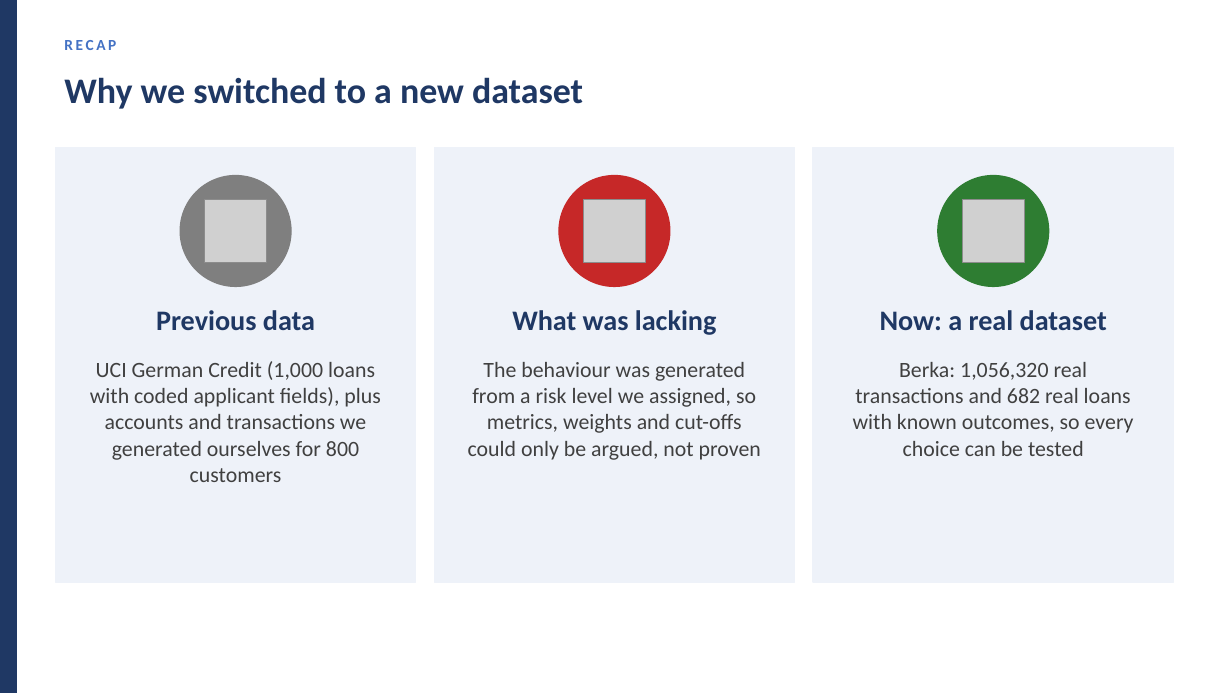
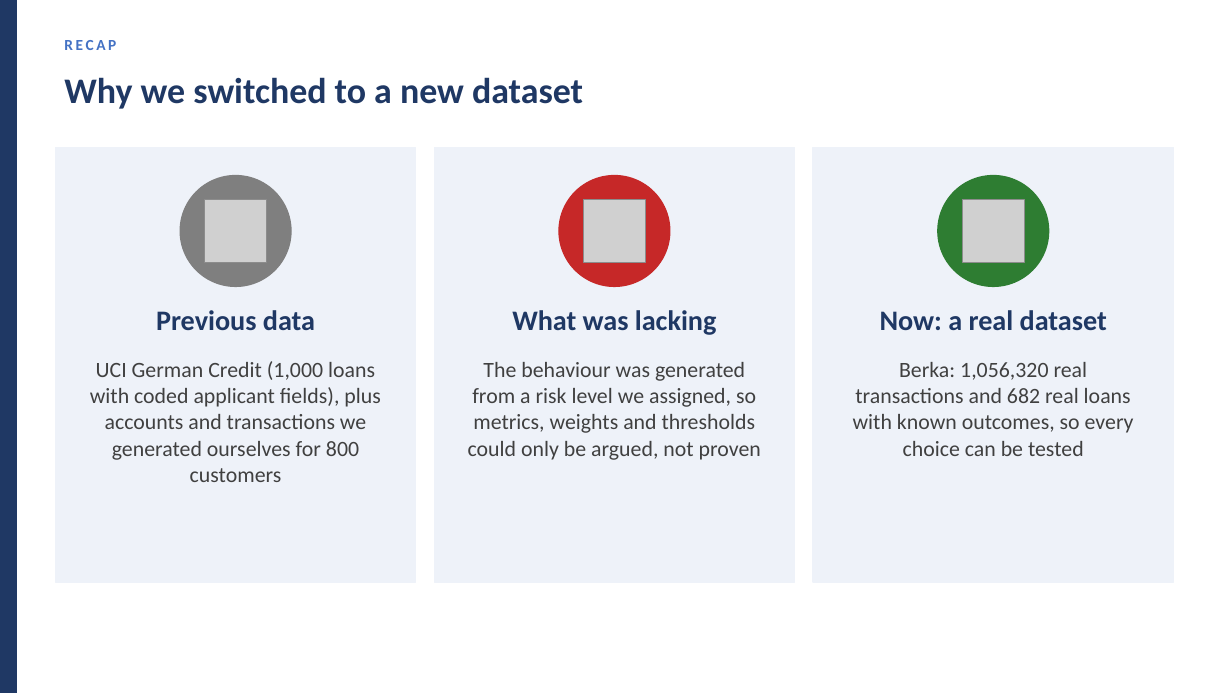
Before and after one commit to huotrithy/da-assignment-risk-scoring, a slide deck: slide 3 of docs/Final_Presentation.pptx. Drawn at 1232x693 pixels with LibreOffice and Linux fonts; fonts in the diff are those of the drawing; grey boxes stand for pictures. Boxes give left, top, right and bottom in pixels: in the first picture for what was removed or moved away, otherwise in the second. Text is boxed around its words. In the diff, an @@ line names an element or a change of style, - is before the commit and + after.

```diff
--- a/docs/Final_Presentation.pptx
+++ b/docs/Final_Presentation.pptx
@@ text at [468, 362, 761, 460]: text changed @@
-The behaviour was generated from a risk level we assigned, so metrics, weights and cut-offs could only be argued, not proven
+The behaviour was generated from a risk level we assigned, so metrics, weights and thresholds could only be argued, not proven
```
Also in this commit, not shown: 1 other slide changed, 12 other files.
